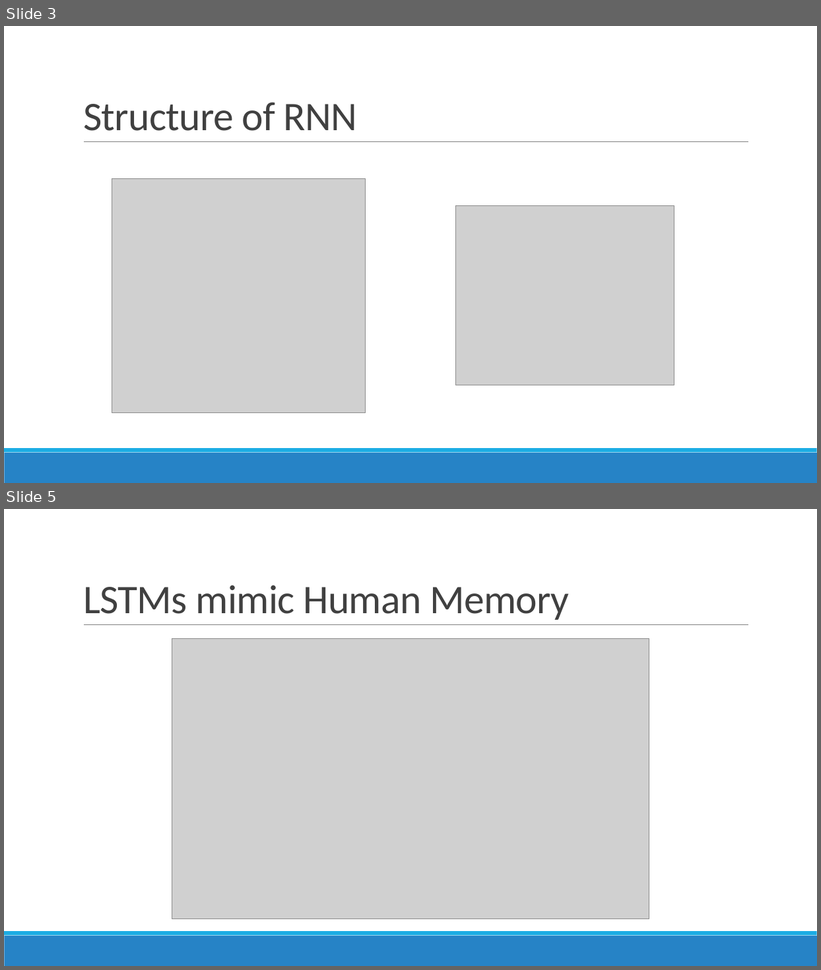
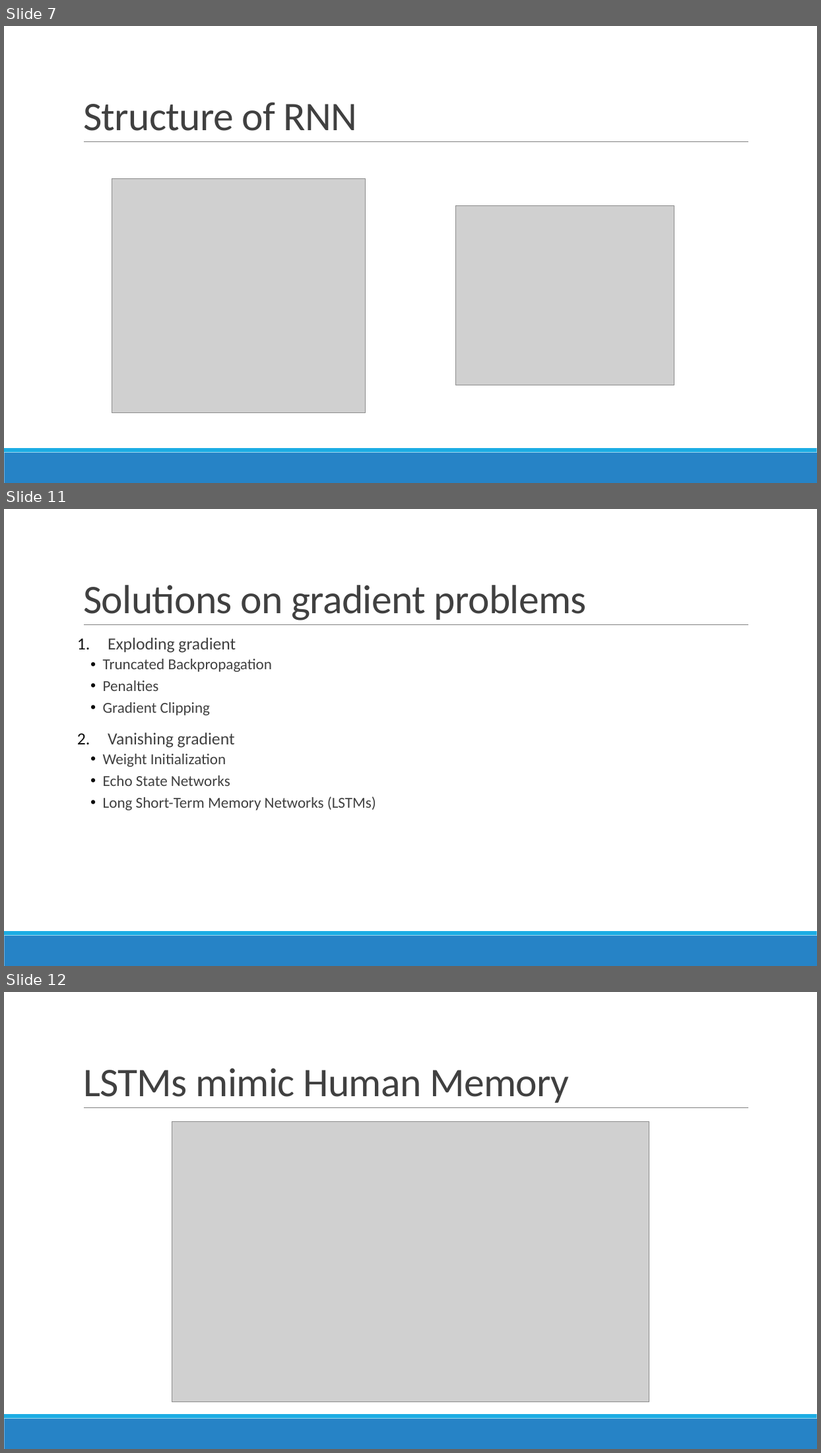
Before and after one commit to kshitijyelpale/LFD-Application-of-NN-in-LSTM, a slide deck: Documentation/LSTM Presentation.pptx. Shown one above the other, each under a label of ours: slides 3 and 5 before the commit, slides 7, 11 and 12 after it; the slides between them are not shown. The pictures are 821x970 and 821x1453 pixels, drawn with LibreOffice and Linux fonts; fonts in the diff are those of the drawing; grey boxes stand for pictures. Boxes give left, top, right and bottom in pixels: in the first picture for what was removed or moved away, otherwise in the second. Text is boxed around its words. In the diff, an @@ line names an element or a change of style, - is before the commit and + after.

```diff
--- a/Documentation/LSTM Presentation.pptx
+++ b/Documentation/LSTM Presentation.pptx
@@ slide 11 added at bbox=[4, 509, 817, 966], background #FFFFFF; not listed: 3 template elements that a slide beside it also shows @@
@@ title added at bbox=[83, 585, 587, 621], 48 pt, text #404040 @@
+Solutions on gradient problems
@@ text added at bbox=[103, 638, 376, 811], 18 pt, text #404040 @@
+1. Exploding gradient
+  • Truncated Backpropagation
+  • Penalties
+  • Gradient Clipping
+2. Vanishing gradient
+  • Weight Initialization
+  • Echo State Networks
+  • Long Short-Term Memory Networks (LSTMs)
@@ what was slide 3 is now slide 7 @@
@@ what was slide 5 is now slide 12 @@
```
Also in this commit, not shown: 2 slides changed, 13 other slides added, 1 slide removed.
